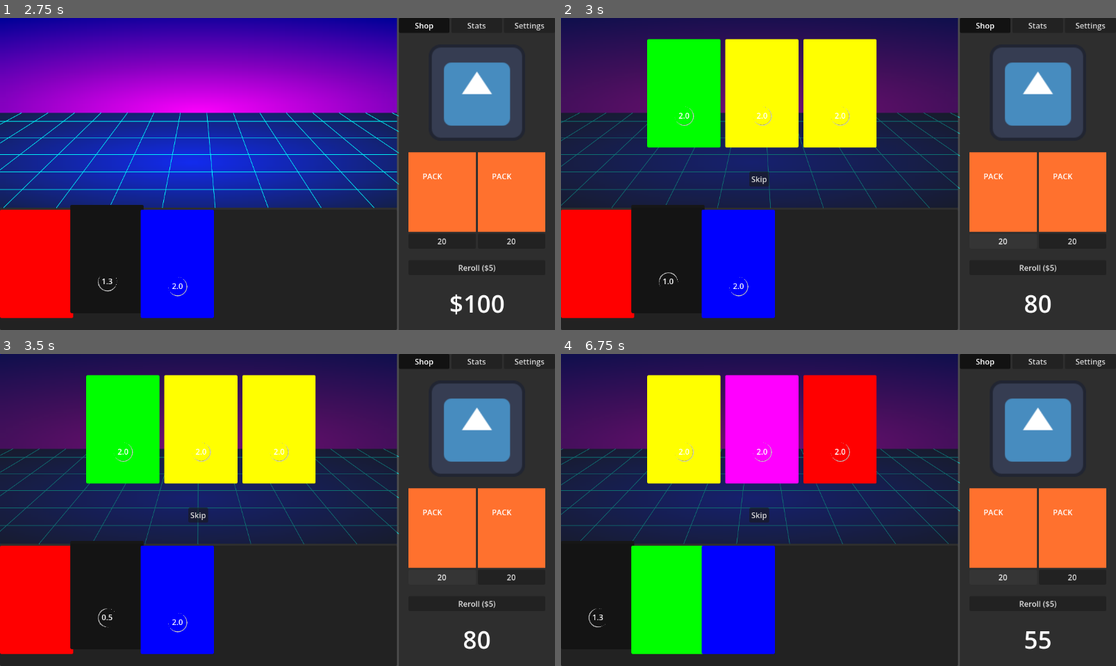
Above: before the commit, frames 1-4 (two rows, left to right).
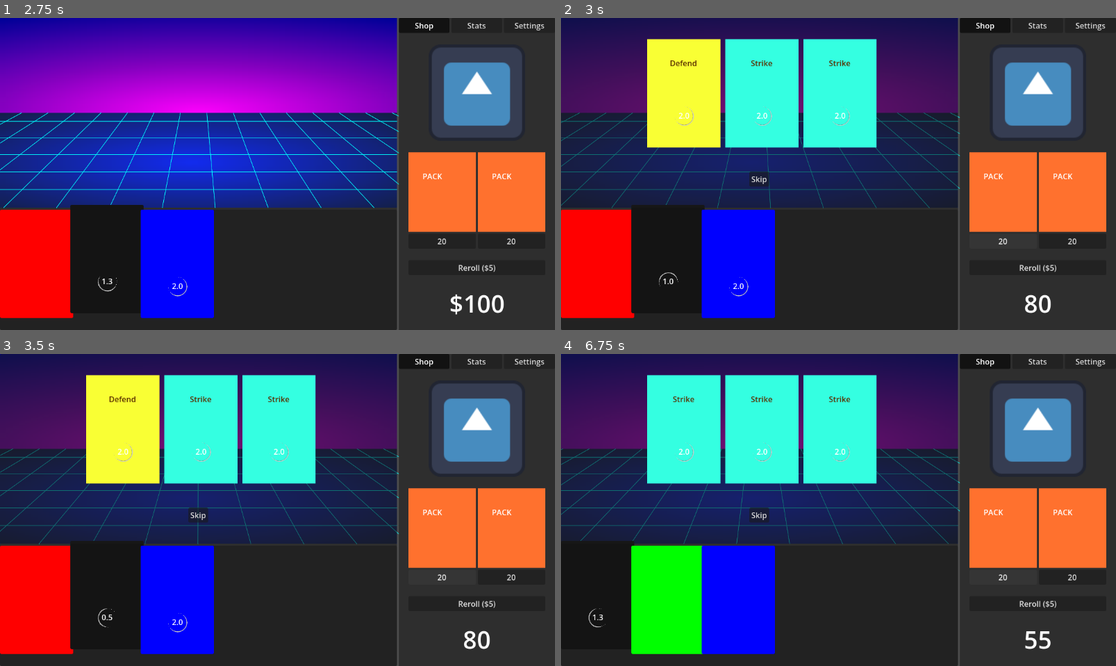
Above: after the commit, the same moments.

Repository: followthedopamine/card-battler
Game: Godot game, scene res://scenes/main.tscn
Same seed, same stepped clock (60 frames per second), same inputs: the game is played once before the commit and once after it. The engine's default icon, where the game draws it, is replaced by a stand-in: a white triangle on a blue panel in a dark square.
Inputs:
- Up to frame 1 (2.75 s): click "Shop" at 0.5 s; click "Stats" at 1.25 s; click "Shop" at 2 s
- Up to frame 2 (3 s): click "20" at 2.75 s
- Up to frame 3 (3.5 s): no input
- Up to frame 4 (6.75 s): click "Skip" at 3.5 s; click "Reroll ($5)" at 4.25 s; click "Stats" at 5 s; click "Shop" at 5.75 s; click "20" at 6.5 s

Frame 1 is identical in both runs. In frame 2, 14% of the frame differs, in the area x 15-57%, y 6-42%; in frame 3, 14%; in frame 4, 14%.

Commit message:
Made cards simpler to create and separated card function logic further from card controlling logic.

Diff:
--- a/autoloads/SignalBus.gd
+++ b/autoloads/SignalBus.gd
@@ -8,9 +8,9 @@
 signal game_tick
 
 # Draggable signals
-signal draggable_picked_up(draggable: Draggable)
-signal draggable_hovered(draggable: Draggable)
-signal draggable_released
+signal card_controller_picked_up(card_controller: CardController)
+signal card_controller_hovered(card_controller: CardController)
+signal card_controller_released
 
 # Card signals
 signal card_discarded(card: Card)
--- a/scenes/cards/Card.gd
+++ b/scenes/card/Card.gd
@@ -1,19 +1,21 @@
 # Dragging functionality modified from https://www.reddit.com/r/godot/comments/y2cvzu/comment/is58mqe/
 
-class_name Card extends Draggable
+class_name Card extends CardController
 
 signal completed(card: Card)
+
+const MINIMUM_SIZE: Vector2 = Vector2(142.0, 225.0)
+const PIVOT_POINT: Vector2 = Vector2(73.0, 22.0)
+
+@export var card_name: String
+@export var sprite_texture: Texture2D
 
 @export var price: int = 5
 
 @export_range(0.0, 5.0) var duration := 2.0
 var time_remaining := duration
 
-@onready var timer_label: Label = $Panel/TimerLabel
-@onready var timer_spinner: Panel = $Panel/Spinner
 
-@onready var hbox: HBoxContainer = get_parent()
-@onready var timer: Timer = $Timer
 
 # Draggable dependant on this existing
 var activated := false
@@ -32,11 +34,17 @@
 
 func _ready() -> void:
 	super()
+	timer.timeout.connect(_on_timer_timeout)
 	set_process_input(false)
 
 	change_colour(colour)
 
 	timer_label.text = "%.1f" % duration
+	card_components.sprite.texture = sprite_texture
+	card_components.name_label.text = card_name
+
+	custom_minimum_size = MINIMUM_SIZE
+	pivot_offset = PIVOT_POINT
 
 func _process(delta: float) -> void:
 	super(delta)
--- /dev/null
+++ b/scenes/card/Card.tscn
@@ -0,0 +1,16 @@
+[gd_scene load_steps=2 format=3 uid="uid://dxrk3ym1qbjt8"]
+
+[ext_resource type="Script" uid="uid://c531eyaws05rr" path="res://scenes/card/Card.gd" id="1_fa4yn"]
+
+[node name="Card" type="Control"]
+custom_minimum_size = Vector2(142, 225)
+layout_mode = 3
+anchors_preset = 0
+offset_right = 142.0
+offset_bottom = 225.0
+pivot_offset = Vector2(73, 22)
+mouse_filter = 1
+script = ExtResource("1_fa4yn")
+card_name = null
+price = null
+duration = null
--- /dev/null
+++ b/scenes/card/CardComponents.gd
@@ -0,0 +1,9 @@
+class_name CardComponents extends Control
+
+@export var panel: Panel
+@export var timer_label: Label
+@export var timer_spinner: Panel
+@export var timer: Timer
+@export var switch_interface: TextureRect
+@export var name_label: Label
+@export var sprite: TextureRect
--- a/scenes/cards/Card.tscn
+++ b/scenes/card/CardComponents.tscn
@@ -1,7 +1,8 @@
-[gd_scene load_steps=4 format=3 uid="uid://dxrk3ym1qbjt8"]
+[gd_scene load_steps=5 format=3 uid="uid://8sxlwb30boph"]
 
-[ext_resource type="Script" uid="uid://c531eyaws05rr" path="res://scenes/cards/Card.gd" id="1_fa4yn"]
-[ext_resource type="Texture2D" uid="uid://bydjxdlit5oij" path="res://scenes/cards/images/exchange_icon_placeholder.png" id="2_5xgwh"]
+[ext_resource type="Script" uid="uid://77pqf2vl82d2" path="res://scenes/card/CardComponents.gd" id="1_k6qmu"]
+[ext_resource type="Texture2D" uid="uid://bydjxdlit5oij" path="res://scenes/card/images/exchange_icon_placeholder.png" id="2_axisl"]
+[ext_resource type="Texture2D" uid="uid://c480utaticeyk" path="res://scenes/right_panel/tabs/shop/shop_slot/images/placeholder_card_1.png" id="2_g8rqm"]
 
 [sub_resource type="StyleBoxFlat" id="StyleBoxFlat_5xgwh"]
 content_margin_left = 0.0
@@ -17,24 +18,34 @@
 corner_radius_bottom_left = 20
 corner_detail = 5
 
-[node name="Card" type="Control" node_paths=PackedStringArray("switch_interface")]
-custom_minimum_size = Vector2(142, 225)
+[node name="CardComponents" type="Control" node_paths=PackedStringArray("panel", "timer_label", "timer_spinner", "timer", "switch_interface", "name_label", "sprite")]
 layout_mode = 3
 anchors_preset = 15
 anchor_right = 1.0
 anchor_bottom = 1.0
 grow_horizontal = 2
 grow_vertical = 2
-pivot_offset = Vector2(73, 22)
 mouse_filter = 1
-script = ExtResource("1_fa4yn")
+script = ExtResource("1_k6qmu")
+panel = NodePath("Panel")
+timer_label = NodePath("Panel/TimerLabel")
+timer_spinner = NodePath("Panel/Spinner")
+timer = NodePath("Timer")
 switch_interface = NodePath("SwitchInterface")
+name_label = NodePath("Panel/NameLabel")
+sprite = NodePath("Panel/CardSprite")
 
 [node name="Panel" type="Panel" parent="."]
 layout_mode = 0
 offset_right = 152.0
 offset_bottom = 225.0
 mouse_filter = 2
+
+[node name="CardSprite" type="TextureRect" parent="Panel"]
+layout_mode = 0
+offset_right = 152.0
+offset_bottom = 225.0
+texture = ExtResource("2_g8rqm")
 
 [node name="TimerLabel" type="Label" parent="Panel"]
 layout_mode = 0
@@ -54,6 +65,17 @@
 mouse_filter = 2
 theme_override_styles/panel = SubResource("StyleBoxFlat_5xgwh")
 
+[node name="NameLabel" type="Label" parent="Panel"]
+layout_mode = 1
+anchors_preset = 10
+anchor_right = 1.0
+offset_top = 38.0
+offset_bottom = 61.0
+grow_horizontal = 2
+theme_override_colors/font_color = Color(0.34826973, 0.18297675, 9.62615e-08, 1)
+text = "Test"
+horizontal_alignment = 1
+
 [node name="Timer" type="Timer" parent="."]
 
 [node name="SwitchInterface" type="TextureRect" parent="."]
@@ -64,6 +86,4 @@
 offset_top = -2.0
 offset_right = 106.0
 offset_bottom = 62.0
-texture = ExtResource("2_5xgwh")
-
-[connection signal="timeout" from="Timer" to="." method="_on_timer_timeout"]
+texture = ExtResource("2_axisl")
--- a/scenes/cards/Draggable.gd
+++ b/scenes/card/CardController.gd
@@ -1,28 +1,46 @@
-class_name Draggable extends Control
+class_name CardController extends Control
 
 const ROTATION_AMOUNT: float = 1.0
 const MAX_ROTATION: float = 50.0
 
-@export var switch_interface: TextureRect
-
-@onready var panel: Panel = $Panel
-
-var dragging_node : Control = null
+
+# If we don't hard code this path in we'll have to set it up for every new card
+var card_components_scene: PackedScene = preload("res://scenes/card/CardComponents.tscn")
+var card_components: CardComponents
+var switch_interface: TextureRect
+var timer_label: Label
+var timer_spinner: Panel
+var timer: Timer
+var panel: Panel
+
+@onready var hbox: HBoxContainer = get_parent()
+
+
+var dragging_node : CardController = null
 var threshold := 130
 var dragging := false
 
 
-var held_draggable: Draggable
-var hovered_draggable: Draggable
+var held_card_controller: CardController
+var hovered_card_controller: CardController
 
 var mouse_pos: Vector2
 var previous_mouse_pos: Vector2
 var smooth_velocity: Vector2
 
 func _ready() -> void:
-	self.mouse_entered.connect(_on_mouse_entered)
-	SignalBus.draggable_picked_up.connect(_on_draggable_picked_up)
-	SignalBus.draggable_hovered.connect(_on_draggable_hovered)
+	SignalBus.card_controller_picked_up.connect(_on_card_controller_picked_up)
+	SignalBus.card_controller_hovered.connect(_on_card_controller_hovered)
+	mouse_entered.connect(_on_mouse_entered)
+
+	card_components = card_components_scene.instantiate()
+	add_child(card_components)
+	switch_interface = card_components.switch_interface
+	timer_label = card_components.timer_label
+	timer_spinner = card_components.timer_spinner
+	timer = card_components.timer
+	panel = card_components.panel
+
 
 func _process(delta) -> void:
 	# This looping on every single card which probably isn't the most
@@ -64,14 +82,16 @@
 	new_style.shadow_color.a = 0.3
 	new_style.shadow_size = 8
 	new_style.shadow_offset	= Vector2(3, 3)
-	var dragging_panel: Panel = dragging_node.get_node("Panel")
+
+	#This sucks but getting the panel after removing the script is really hard.
+	var dragging_panel: Panel = dragging_node.get_node("CardComponents/Panel")
 	dragging_panel.add_theme_stylebox_override("panel", new_style)
 
 	set_drag_preview(preview_parent)
 	set_process_input(true)
 	panel.hide()
 	dragging = true
-	SignalBus.draggable_picked_up.emit(self)
+	SignalBus.card_controller_picked_up.emit(self)
 
 	return self
 
@@ -79,6 +99,7 @@
 	# Default Godot dragging behaviour will destroy our preview and crash us
 	# on right click if we don't explicity handle it.
 	if event.is_action_pressed("right_click"):
+		print("Detecting input")
 		end_drag()
 		return
 
@@ -90,7 +111,7 @@
 		if PlayerManager.hand_size != PlayerManager.max_hand_size:
 				# This should ideally not reference hovered card parent and instead should be the hand
 				if !self.get_parent() is Hand:
-					self.reparent(hovered_draggable.get_parent())
+					self.reparent(hovered_card_controller.get_parent())
 		# if dragging left/right update the position in the parent
 		if dragging_node.global_position.x < global_position.x - threshold:
 			if self.get_index() > 0:
@@ -103,23 +124,23 @@
 
 
 
-func _on_draggable_picked_up(draggable: Draggable) -> void:
-	held_draggable = draggable
+func _on_card_controller_picked_up(card_controller: CardController) -> void:
+	held_card_controller = card_controller
 
 func _on_mouse_entered() -> void:
-	SignalBus.draggable_hovered.emit(self)
-
-func _on_draggable_hovered(draggable: Draggable) -> void:
-	if draggable != held_draggable:
-		hovered_draggable = draggable
+	SignalBus.card_controller_hovered.emit(self)
+
+func _on_card_controller_hovered(card_controller: CardController) -> void:
+	if card_controller != held_card_controller:
+		hovered_card_controller = card_controller
 
 func end_drag() -> void:
-	held_draggable = null
+	held_card_controller = null
 	dragging = false
 	panel.show()
 	set_process_input(false)
 	# Probably want to connect this deferred
-	SignalBus.draggable_released.emit()
+	SignalBus.card_controller_released.emit()
 
 func handle_switch_interface() -> void:
 	if dragging:
@@ -132,10 +153,10 @@
 		hide_switch_interface()
 		return
 
-	if held_draggable == null:
-		return
-
-	if held_draggable.get_parent() is Hand:
+	if held_card_controller == null:
+		return
+
+	if held_card_controller.get_parent() is Hand:
 		hide_switch_interface()
 		return
 
@@ -143,7 +164,7 @@
 		hide_switch_interface()
 		return
 
-	if held_draggable.get_parent() != self.get_parent():
+	if held_card_controller.get_parent() != self.get_parent():
 		show_switch_interface()
 	else:
 		hide_switch_interface()
--- /dev/null
+++ b/scenes/cards/001_strike/001Strike.gd
@@ -0,0 +1 @@
+extends Card
--- /dev/null
+++ b/scenes/cards/001_strike/001Strike.tscn
@@ -0,0 +1,11 @@
+[gd_scene load_steps=3 format=3 uid="uid://4ex7gtlfrwxg"]
+
+[ext_resource type="Script" uid="uid://bhf2cspdbatk5" path="res://scenes/cards/001_strike/001Strike.gd" id="1_o2y2q"]
+[ext_resource type="Texture2D" uid="uid://cqmbngwmt7fyn" path="res://scenes/right_panel/tabs/shop/shop_slot/images/placeholder_card_2.png" id="2_lvmms"]
+
+[node name="001Strike" type="Control"]
+layout_mode = 3
+anchors_preset = 0
+script = ExtResource("1_o2y2q")
+card_name = "Strike"
+sprite_texture = ExtResource("2_lvmms")
--- /dev/null
+++ b/scenes/cards/002_defend/002Defend.gd
@@ -0,0 +1 @@
+extends Card
--- /dev/null
+++ b/scenes/cards/002_defend/002Defend.tscn
@@ -0,0 +1,12 @@
+[gd_scene load_steps=3 format=3 uid="uid://d35rw33uis836"]
+
+[ext_resource type="Script" uid="uid://dd0eigp14wvs1" path="res://scenes/cards/002_defend/002Defend.gd" id="1_ucw34"]
+[ext_resource type="Texture2D" uid="uid://d68dtnn7maij" path="res://scenes/right_panel/tabs/shop/shop_slot/images/placeholder_card_3.png" id="2_x7x73"]
+
+[node name="002Defend" type="Control"]
+layout_mode = 3
+anchors_preset = 0
+script = ExtResource("1_ucw34")
+card_name = "Defend"
+sprite_texture = ExtResource("2_x7x73")
+metadata/_custom_type_script = "uid://c531eyaws05rr"
--- /dev/null
+++ b/scenes/cards/003_bash/003Bash.gd
@@ -0,0 +1 @@
+extends Card
--- /dev/null
+++ b/scenes/cards/003_bash/003Bash.tscn
@@ -0,0 +1,12 @@
+[gd_scene load_steps=3 format=3 uid="uid://imqxo7pwy7fr"]
+
+[ext_resource type="Script" uid="uid://digy50x3cgxaw" path="res://scenes/cards/003_bash/003Bash.gd" id="1_rsiir"]
+[ext_resource type="Texture2D" uid="uid://fq2hvr681ovf" path="res://scenes/right_panel/tabs/shop/shop_slot/images/placeholder_card_4.png" id="2_6mysx"]
+
+[node name="003Bash" type="Control"]
+layout_mode = 3
+anchors_preset = 0
+script = ExtResource("1_rsiir")
+card_name = "Bash"
+sprite_texture = ExtResource("2_6mysx")
+metadata/_custom_type_script = "uid://c531eyaws05rr"
--- a/scenes/cards/resources/CardData.tres
+++ b/scenes/cards/resources/CardData.tres
@@ -1,6 +1,10 @@
-[gd_resource type="Resource" script_class="CardData" load_steps=2 format=3 uid="uid://dcd3tbx2gontl"]
+[gd_resource type="Resource" script_class="CardData" load_steps=5 format=3 uid="uid://dcd3tbx2gontl"]
 
-[ext_resource type="Script" uid="uid://dpjqhxy4qigbr" path="res://scenes/cards/CardData.gd" id="1_4pjgk"]
+[ext_resource type="Script" uid="uid://dpjqhxy4qigbr" path="res://scenes/card/CardData.gd" id="1_4pjgk"]
+[ext_resource type="PackedScene" uid="uid://4ex7gtlfrwxg" path="res://scenes/cards/001_strike/001Strike.tscn" id="1_eu71x"]
+[ext_resource type="PackedScene" uid="uid://d35rw33uis836" path="res://scenes/cards/002_defend/002Defend.tscn" id="2_0s4so"]
+[ext_resource type="PackedScene" uid="uid://imqxo7pwy7fr" path="res://scenes/cards/003_bash/003Bash.tscn" id="3_17ju4"]
 
 [resource]
 script = ExtResource("1_4pjgk")
+cards = Array[PackedScene]([ExtResource("1_eu71x"), ExtResource("2_0s4so"), ExtResource("3_17ju4")])
--- a/scenes/hand/Hand.tscn
+++ b/scenes/hand/Hand.tscn
@@ -1,7 +1,7 @@
 [gd_scene load_steps=3 format=3 uid="uid://bjq04um7xfdx1"]
 
 [ext_resource type="Script" uid="uid://dj7rwicwlmnf7" path="res://scenes/hand/Hand.gd" id="1_ou7ip"]
-[ext_resource type="PackedScene" uid="uid://dxrk3ym1qbjt8" path="res://scenes/cards/Card.tscn" id="2_0nsk7"]
+[ext_resource type="PackedScene" uid="uid://dxrk3ym1qbjt8" path="res://scenes/card/Card.tscn" id="2_0nsk7"]
 
 [node name="Hand" type="HBoxContainer"]
 size_flags_horizontal = 3
--- a/scenes/packs/pack_opening/PackOpening.tscn
+++ b/scenes/packs/pack_opening/PackOpening.tscn
@@ -2,7 +2,7 @@
 
 [ext_resource type="Script" uid="uid://bo16smw5m0b5w" path="res://scenes/packs/pack_opening/scripts/PackOpening.gd" id="1_i2mxl"]
 [ext_resource type="Resource" uid="uid://dcd3tbx2gontl" path="res://scenes/cards/resources/CardData.tres" id="2_ry3jv"]
-[ext_resource type="PackedScene" uid="uid://dxrk3ym1qbjt8" path="res://scenes/cards/Card.tscn" id="3_hnckt"]
+[ext_resource type="PackedScene" uid="uid://dxrk3ym1qbjt8" path="res://scenes/card/Card.tscn" id="3_hnckt"]
 
 [node name="PackOpeningPanelContainer" type="Panel" node_paths=PackedStringArray("skip_button", "card_area")]
 size_flags_vertical = 3
--- a/scenes/packs/pack_opening/scripts/PackOpening.gd
+++ b/scenes/packs/pack_opening/scripts/PackOpening.gd
@@ -34,6 +34,8 @@
 		card.queue_free()
 	for i: int in range(CARD_SLOTS):
 		#var new_card: Placeholder = card_data.cards.pick_random().instantiate()
-		var new_card: Card = card_scene.instantiate()
-		new_card.set_colour(randi_range(0, new_card.colours.size()))
+		#var new_card: Card = card_scene.instantiate()
+		#new_card.set_colour(randi_range(0, new_card.colours.size()))
+		#card_area.add_child(new_card)
+		var new_card: Card = card_data.cards.pick_random().instantiate()
 		card_area.add_child(new_card)
--- a/scenes/right_panel/tabs/shop/Sell.gd
+++ b/scenes/right_panel/tabs/shop/Sell.gd
@@ -6,8 +6,8 @@
 
 func _ready() -> void:
 	visible = false
-	SignalBus.draggable_picked_up.connect(_on_draggable_picked_up)
-	SignalBus.draggable_released.connect(_on_draggable_released, CONNECT_DEFERRED)
+	SignalBus.card_controller_picked_up.connect(_on_card_controller_picked_up)
+	SignalBus.card_controller_released.connect(_on_draggable_released, CONNECT_DEFERRED)
 
 func _can_drop_data(_at_position: Vector2, _data: Variant) -> bool:
 	return true
@@ -17,13 +17,13 @@
 		PlayerManager.currency += floori(data.price * SELL_MULTIPLIER)
 		data.queue_free()
 
-func _on_draggable_picked_up(draggable: Draggable):
+func _on_card_controller_picked_up(card_controller: CardController):
 	# We actually might want players to be able to sell card directly from packs
 	# if so remove this check
-	if !draggable.get_parent() is Hand:
+	if !card_controller.get_parent() is Hand:
 		return
-	if "price" in draggable:
-		price_label.text = "$%s" % floori(draggable.price * SELL_MULTIPLIER)
+	if "price" in card_controller:
+		price_label.text = "$%s" % floori(card_controller.price * SELL_MULTIPLIER)
 		visible = true
 
 func _on_draggable_released() -> void:
Renamed: scenes/cards/Card.gd.uid -> scenes/card/Card.gd.uid
Not shown, added: scenes/card/CardComponents.gd.uid
Renamed: scenes/cards/Draggable.gd.uid -> scenes/card/CardController.gd.uid
Renamed: scenes/cards/CardData.gd -> scenes/card/CardData.gd
Renamed: scenes/cards/CardData.gd.uid -> scenes/card/CardData.gd.uid
Renamed: scenes/cards/images/exchange_icon_placeholder.png -> scenes/card/images/exchange_icon_placeholder.png
Not shown, changed: scenes/card/images/exchange_icon_placeholder.png.import
Not shown, added: scenes/cards/001_strike/001Strike.gd.uid
Not shown, added: scenes/cards/002_defend/002Defend.gd.uid
Not shown, added: scenes/cards/003_bash/003Bash.gd.uid
Not shown, added: scenes/card/images/exchange_icon_placeholder.png~
